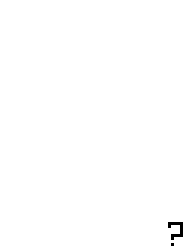
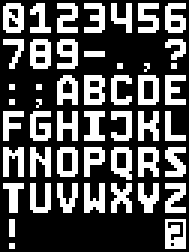
Layers edited between the first and the second 189 x 252 image:
painted on "Font" over left=36, top=12, right=186, bottom=177
showed "Background" over left=0, top=0, right=189, bottom=252
